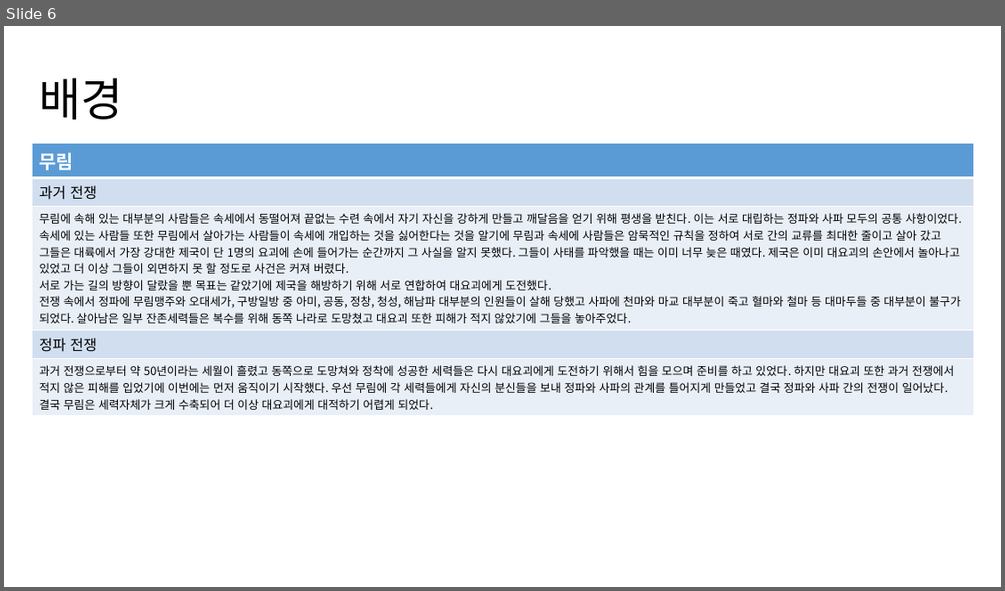
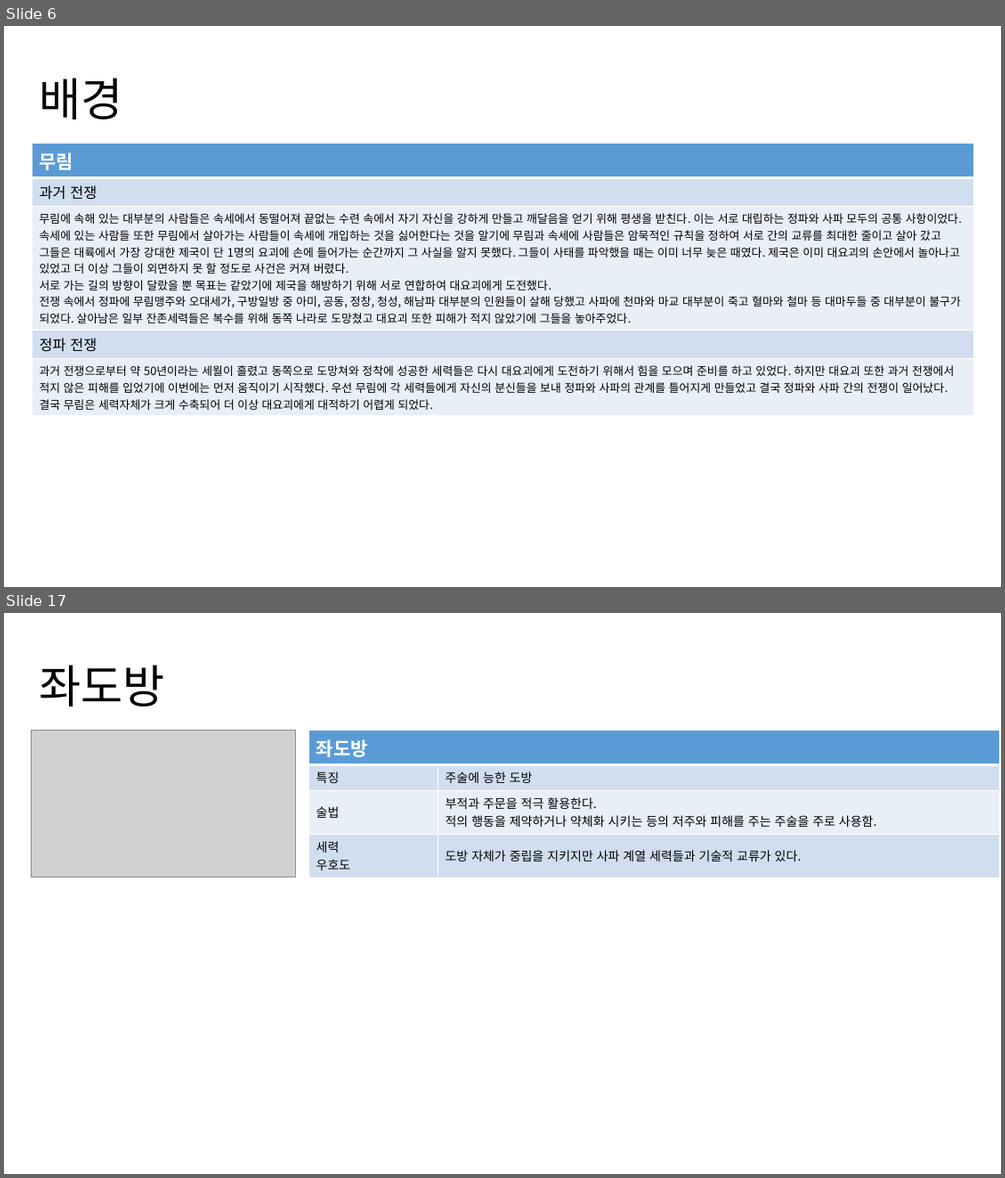
Before and after one commit to yjk0401/unityenginebasic_9th, a slide deck: 기획/세력 기획서.pptx. Shown one above the other, each under a label of ours: slide 6 before the commit, slides 6 and 17 after it; the slides between them are not shown. The pictures are 1005x591 and 1005x1178 pixels, drawn with LibreOffice and Linux fonts; fonts in the diff are those of the drawing; grey boxes stand for pictures. Boxes give left, top, right and bottom in pixels: in the first picture for what was removed or moved away, otherwise in the second. Text is boxed around its words. In the diff, an @@ line names an element or a change of style, - is before the commit and + after.

```diff
--- a/기획/세력 기획서.pptx
+++ b/기획/세력 기획서.pptx
@@ slide 17 added at (4,613,1001,1174), background #FFFFFF @@
@@ title added at (39,665,165,706), 44 pt, text #000000 @@
+좌도방
@@ picture added at (31,730,296,877) @@
@@ table added at (309,730,1000,876), 4 rows, 2 columns @@
+좌도방 | 
+특징 | 주술에 능한 도방
+술법 | 부적과 주문을 적극 활용한다. / 적의 행동을 제약하거나 약체화 시키는 등의 저주와 피해를 주는 주술을 주로 사용함.
+세력 / 우호도 | 도방 자체가 중립을 지키지만 사파 계열 세력들과 기술적 교류가 있다.
```
Also in this commit, not shown: 4 slides changed, 7 other slides added, 1 slide removed, 1 other file.
